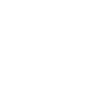
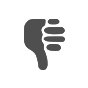
Layers edited between the first and the second 88 × 88 image:
painted on "Layer 3 copy" over (x1=24, y1=19, x2=65, y2=70)
painted on "Layer 3" over (x1=24, y1=19, x2=65, y2=70)
